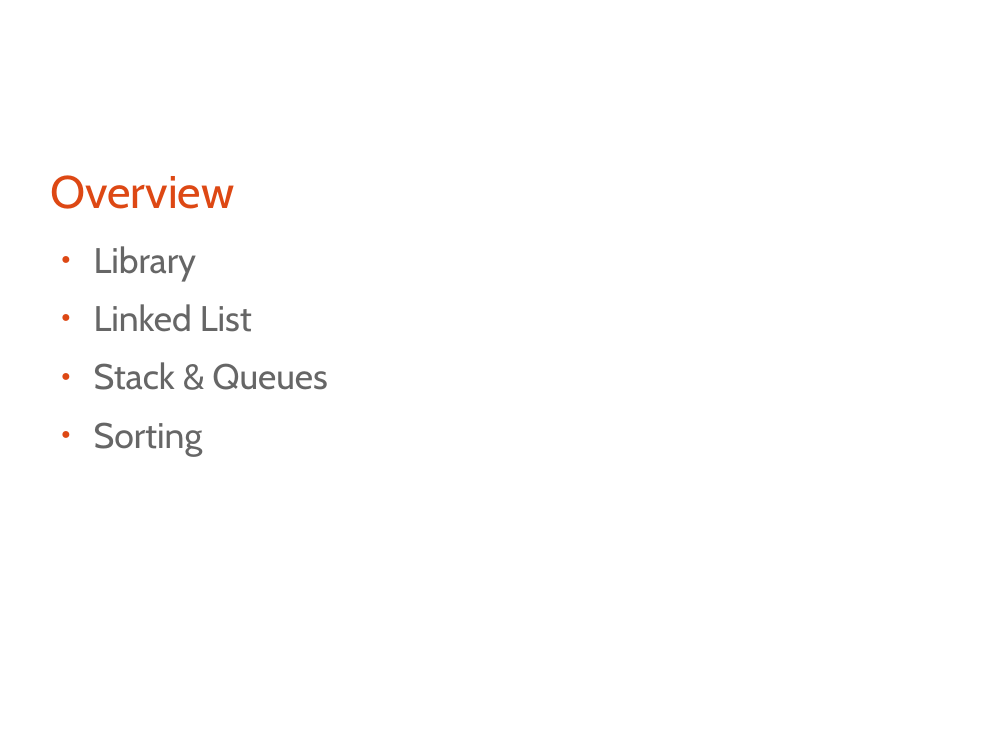
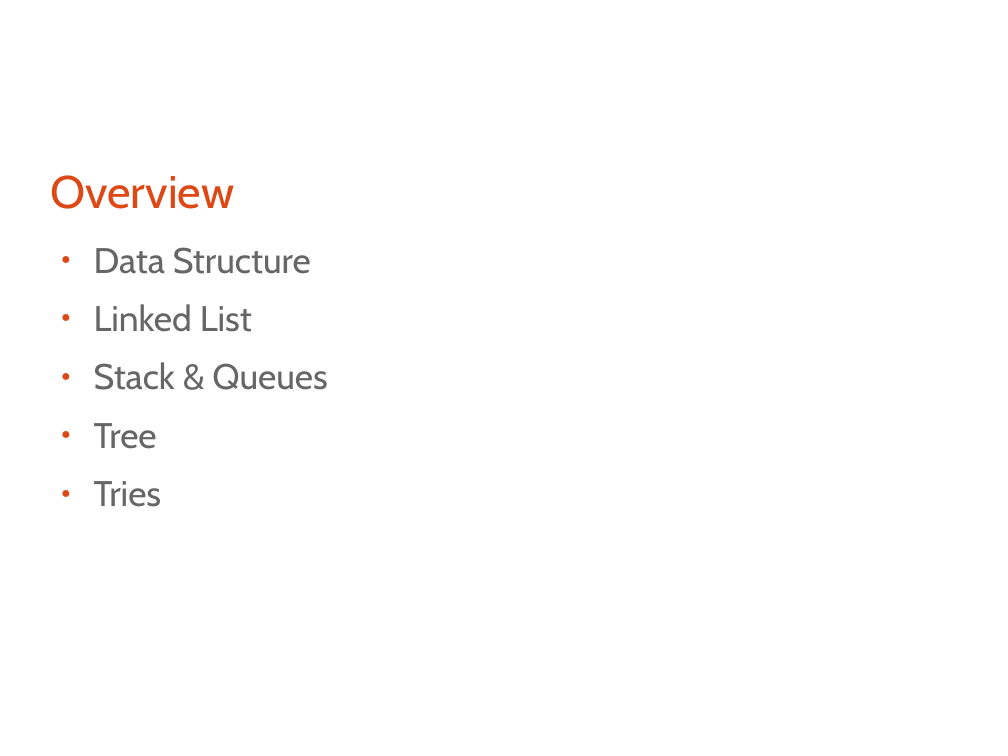
Before and after one commit to bagustris/prokom-tf, a slide deck: slide 2 of prokom6.odp. Drawn at 1008x756 pixels with LibreOffice and Linux fonts; fonts in the diff are those of the drawing. Boxes give left, top, right and bottom in pixels: in the first picture for what was removed or moved away, otherwise in the second. Text is boxed around its words. In the diff, an @@ line names an element or a change of style, - is before the commit and + after.

```diff
--- a/prokom6.odp
+++ b/prokom6.odp
@@ text at (x1=94, y1=247, x2=311, y2=274): text changed @@
-● Library
+● Data Structure
@@ text at (x1=94, y1=423, x2=162, y2=507): text changed @@
-● Sorting
+● Tree
+● Tries
```
Also in this commit, not shown: 1 other slide changed, 5 other files.
